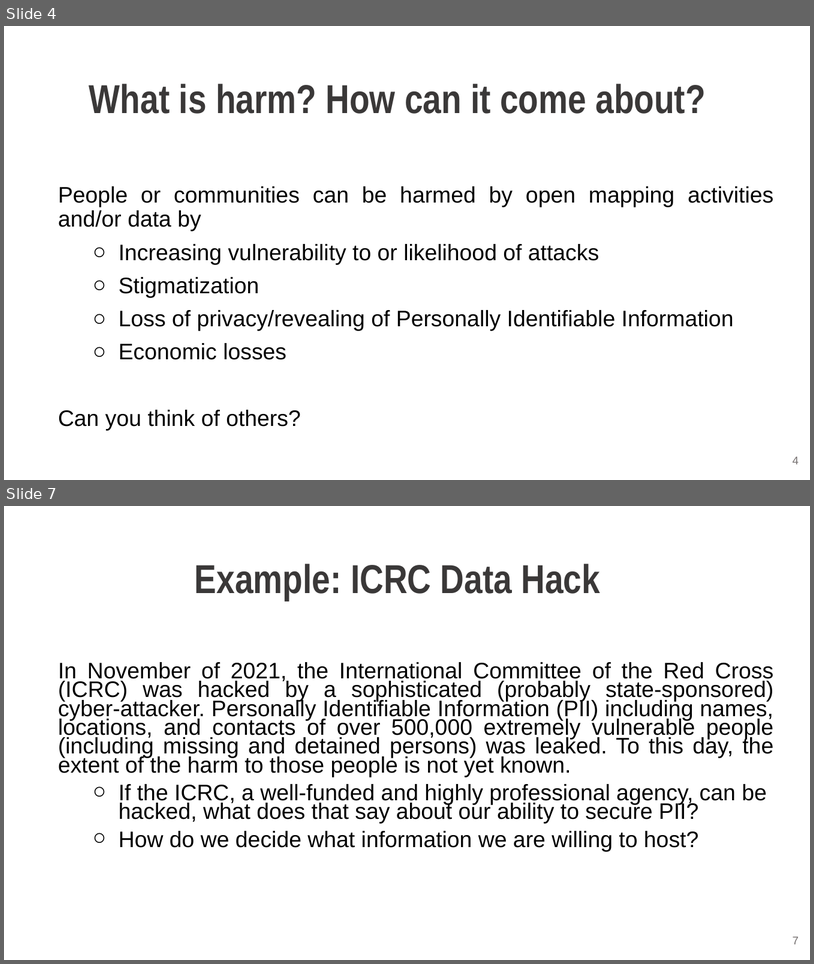
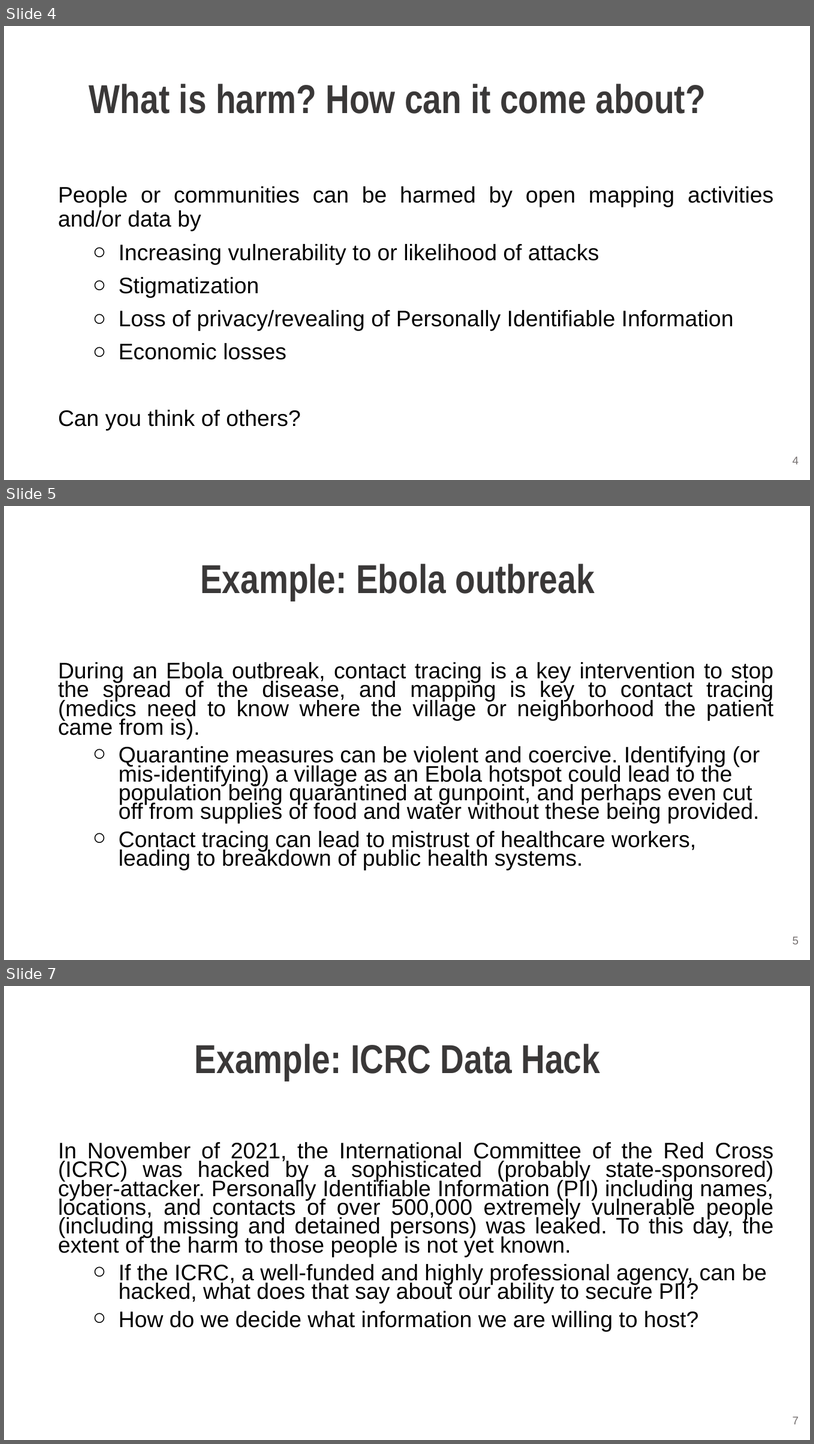
Before and after one commit to hotosm/data_protection_project, a slide deck: Learning_and_training/HOT Ethical Data and Protection Workshop.pptx. Shown one above the other, each under a label of ours: slides 4 and 7 before the commit, slides 4, 5 and 7 after it; the slides between them are not shown. The pictures are 814x964 and 814x1444 pixels, drawn with LibreOffice and Linux fonts; fonts in the diff are those of the drawing; background and template pictures are left out. Boxes give left, top, right and bottom in pixels: in the first picture for what was removed or moved away, otherwise in the second. Text is boxed around its words. In the diff, an @@ line names an element or a change of style, - is before the commit and + after.

Commit message:
Updated, main change is spreadsheet-based primary tool

```diff
--- a/Learning_and_training/HOT Ethical Data and Protection Workshop.pptx
+++ b/Learning_and_training/HOT Ethical Data and Protection Workshop.pptx
@@ slide 5 added at (4, 506, 810, 960), background picture (left out) @@
@@ text added at (200, 564, 594, 601), 36 pt, text #3A3838, bold @@
+Example: Ebola outbreak
@@ text added at (58, 662, 774, 870), 20 pt, text #000000 @@
+During an Ebola outbreak, contact tracing is a key intervention to stop the spread of the disease, and mapping is key to contact tracing (medics need to know where the village or neighborhood the patient came from is).
+  ○ Quarantine measures can be violent and coercive. Identifying (or mis-identifying) a village as an Ebola hotspot could lead to the population being quarantined at gunpoint, and perhaps even cut off from supplies of food and water without these being provided.
+  ○ Contact tracing can lead to mistrust of healthcare workers, leading to breakdown of public health systems.
@@ page number added at (793, 936, 799, 944), 10 pt, text #757070 @@
+5
```
Also in this commit, not shown: 6 slides changed, 4 other slides added, 2 slides removed, 8 other files.
